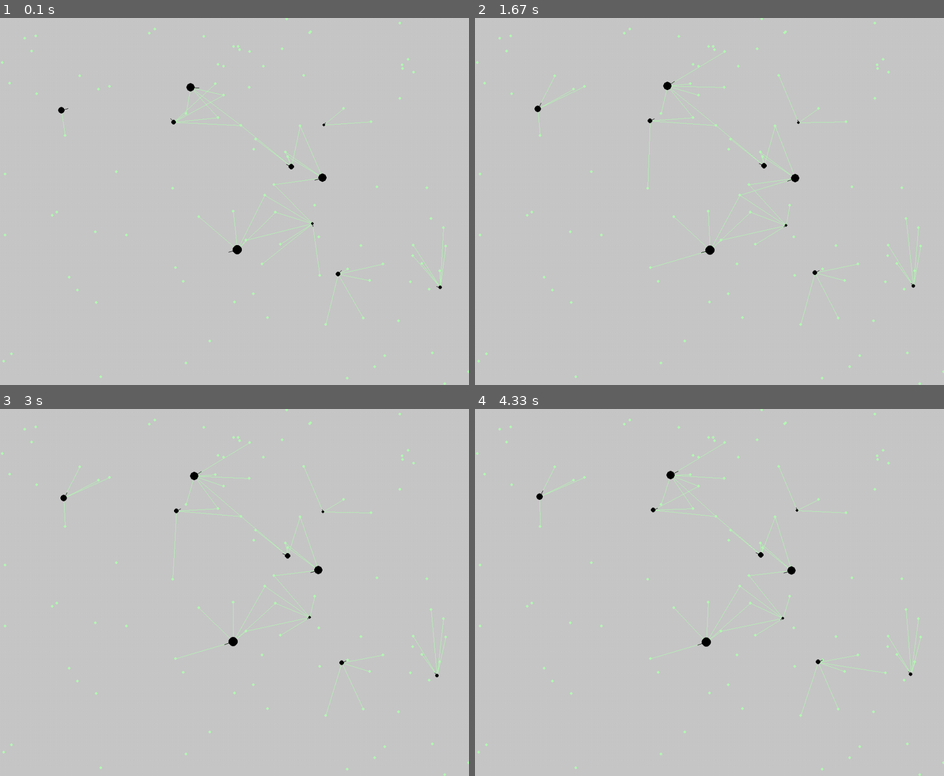
Above: before the commit, frames 1-4 (two rows, left to right).
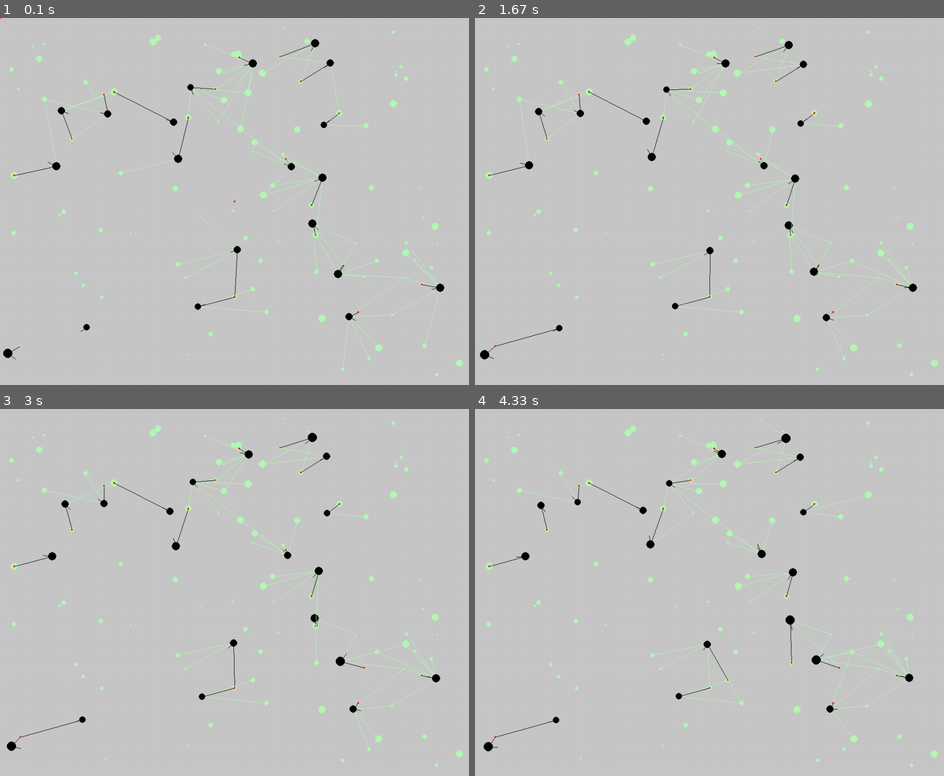
Above: after the commit, the same moments.

Repository: niclasflach/Pygame
Game: pygame game, started from simulation.py
Two runs of this game, one before a commit and one after it. Both use one fixed random seed, a clock stepped at 60 frames per second and the inputs below.
Inputs:
- Up to frame 1 (0.1 s): no input
- Up to frame 2 (1.67 s): no input
- Up to frame 3 (3 s): no input
- Up to frame 4 (4.33 s): no input

The runs differ from the first frame. In frame 1, 2.8% of the frame differs, in the area x 0-100%, y 0-100%; in frame 2, 2.8%; in frame 3, 2.8%; in frame 4, 2.9%.

Commit message:
New version new challanges

Diff:
--- a/simulation.py
+++ b/simulation.py
@@ -8,6 +8,7 @@
 size = width, height = 1024,800
 black = 0,0,0
 grey = 200,200,200
+red = 255,0,0
 green = 180,250,180
 screen = pygame.display.set_mode(size)
 blobs = []
@@ -23,9 +24,11 @@
         self.size = size
         self.direction = pygame.Vector2(random.randint(-10,10) , random.randint(-10,10) )
         self.speed = 0.1
-        self.agility = 1
+        self.agility = 0.5
         self.los_length = 150
         self.target = pygame.Vector2()
+        self.angle_to_target = 0
+        self.angle_distance_target = 0
 
         self.direction = self.direction.normalize()
         # self.direction = random.randint(0,10) - 5, random.randint(0,10) - 5
@@ -38,32 +41,38 @@
 
     def draw(self):
         #self.sprite to use with collision detection
+
+        self.size = 5+ (self.life / 2000)
         self.sprite = pygame.draw.circle(screen, (black), self.position, self.size, 0)
+        pygame.draw.circle(screen, (red), self.target, 2, 0)
         pygame.draw.line(screen, black, self.position,  (self.size * 2 * self.direction) + self.position  )
 
 
     def look_for_food(self):
         for food in range(len(foods)):
-            # print(foods[food].sprite)
+
             distance_vector = self.position - foods[food].position
-            distance_vector_target = self.position - foods[food].position
+            vector_to_target = self.position - self.target
+            self.angle_to_target = vector_to_degrees(vector_to_target)
+            self.angle_distance_target = self.angle_to_target - (vector_to_degrees(self.direction) +180)
+            self.angle_distance_target = map_to_range(self.angle_distance_target)
+
+            distance_vector_target = self.target - self.position
             distance = distance_vector.length()
             distance_target = distance_vector_target.length()
             if distance < self.los_length:
                 distance_orientation = vector_to_degrees(distance_vector)
                 angular_distance = distance_orientation - (vector_to_degrees(self.direction) +180)
                 angular_distance = map_to_range(angular_distance)
-                # print(angular_distance)
-                line_color = black
-                if abs(angular_distance) < 90:
+
+
+                if abs(angular_distance) < 70:
                     if distance < distance_target:
                         self.target = foods[food].position
-                if angular_distance > 0:
-                    self.direction = self.direction.rotate(-self.agility)
-                if angular_distance < 0:
-                    self.direction = self.direction.rotate(self.agility)
 
                     line_color = green
+                    if foods[food].position == self.target:
+                        line_color = black
                     pygame.draw.line(screen, line_color, self.position, foods[food].position  )
 
         pass
@@ -71,14 +80,21 @@
 
     def move(self):
         if self.position.x+self.direction.x < 20:
-            self.direction = self.direction.rotate(self.agility)
+            self.target = pygame.Vector2((width/2, height/2))
         if self.position.x+self.direction.x > width-20:
-            self.direction = self.direction.rotate(self.agility)
+            self.target = pygame.Vector2((width/2, height/2))
         if self.position.y < 20:
-            self.direction = self.direction.rotate(self.agility)
+            self.target = pygame.Vector2((width/2, height/2))
         if self.position.y > height-20:
-            self.direction = self.direction.rotate(self.agility)
+            self.target = pygame.Vector2((width/2, height/2))
+        #print(self.angle_distance_target)
+        if self.angle_distance_target > 0:
+            self.direction = self.direction.rotate(-self.agility/2)
+        if self.angle_distance_target < 0:
+            self.direction = self.direction.rotate(self.agility/2)
         self.position = self.position + self.direction * self.speed
+        if self.position == self.target:
+            self.target = pygame.Vector2()
 
 
     def age(self):
@@ -93,10 +109,12 @@
         for food in range(len(foods)):
             # print(foods[food].sprite)
             if self.sprite.colliderect(foods[food].sprite):
+                self.life += foods[food].size * 500
+
                 foods.pop(food)
 
                 eaten_food.append(food)
-                self.life += 4000
+                self.target = pygame.Vector2()
                 return
             #    print("Collision")
             # collisions = pygame.sprite.spritecollide(self.sprite.rect, foods[food].sprite.rect, False, pygame.sprite.collide_circle)
@@ -108,8 +126,8 @@
 class Food:
     def __init__(self):
         self.sprite = pygame.sprite.Sprite()
-        self.position = pygame.Vector2(random.randint(0, width), random.randint(0,height))
-        self.size = 3
+        self.position = pygame.Vector2(random.randint(20, width-20), random.randint(20,height-20))
+        self.size = random.randint(2,8)
 
     def draw(self):
         self.sprite = pygame.draw.circle(screen, (green), self.position, self.size, 0)
@@ -171,7 +189,7 @@
 
 
 generate_Food(100)
-generate_Blobs(10)
+generate_Blobs(20)
 
 while True:
 
